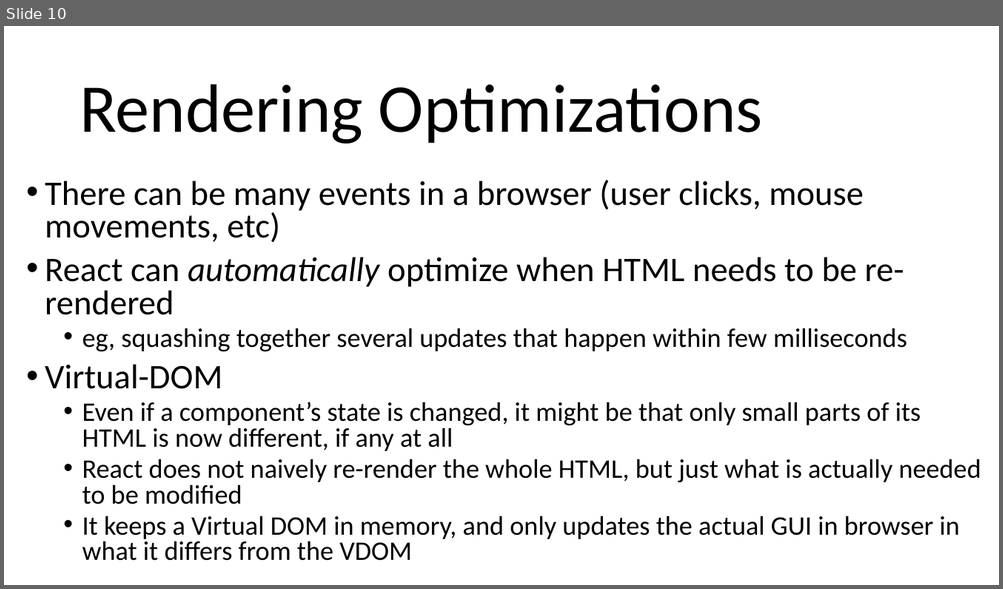
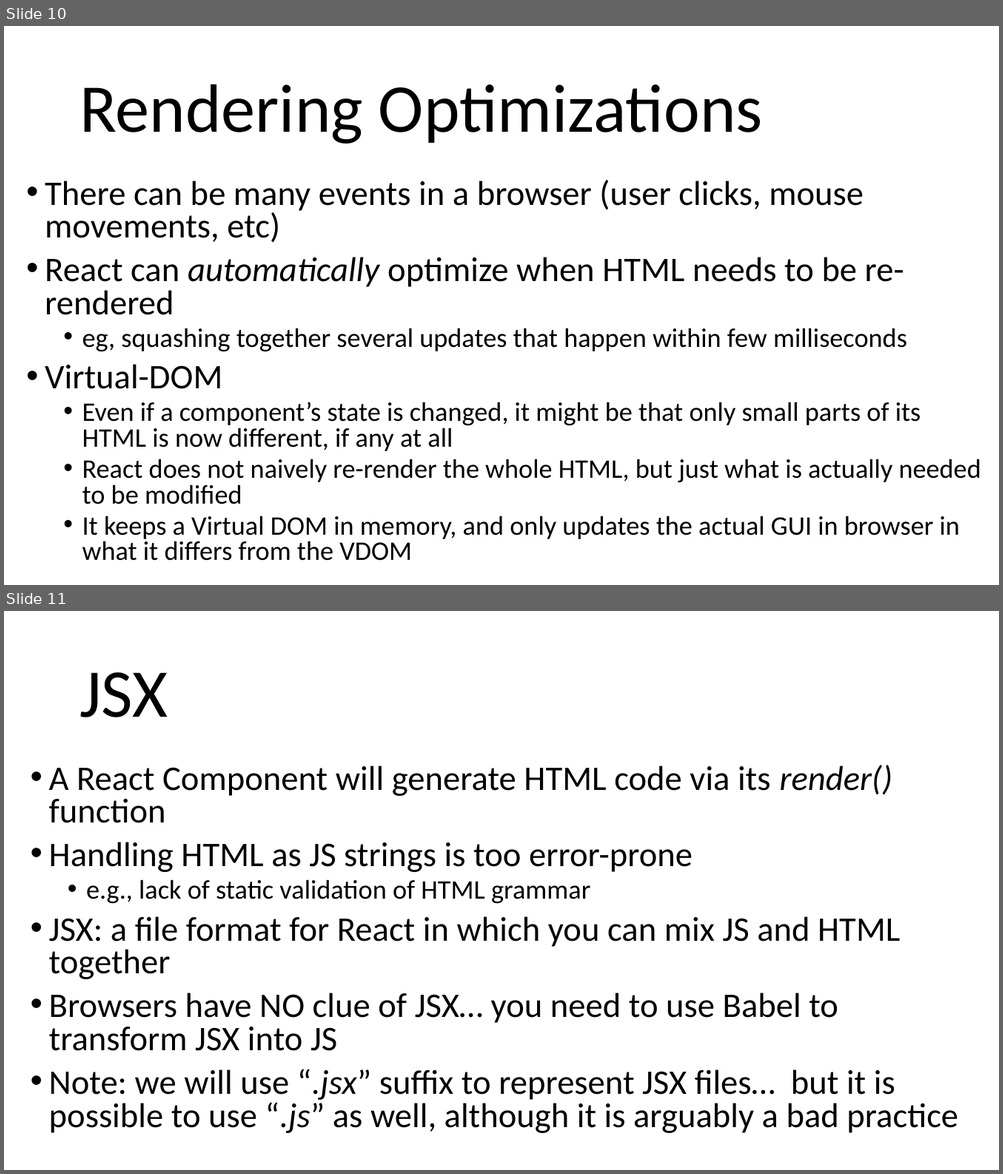
Before and after one commit to arcuri82/web_development_and_api_design, a slide deck: docs/slides/lesson_03.pptx. Shown one above the other, each under a label of ours: slide 10 before the commit, slides 10 and 11 after it. The pictures are 1003x589 and 1003x1174 pixels, drawn with LibreOffice and Linux fonts; fonts in the diff are those of the drawing. Boxes give left, top, right and bottom in pixels: in the first picture for what was removed or moved away, otherwise in the second. Text is boxed around its words. In the diff, an @@ line names an element or a change of style, - is before the commit and + after.

```diff
--- a/docs/slides/lesson_03.pptx
+++ b/docs/slides/lesson_03.pptx
@@ slide 11 added at [4, 611, 999, 1170], background #FFFFFF @@
@@ title added at [79, 672, 168, 718], 66 pt, text #000000 @@
+JSX
@@ text added at [49, 765, 958, 1133], 33.3 pt, text #000000 @@
+• A React Component will generate HTML code via its render() function
+• Handling HTML as JS strings is too error-prone
+  • e.g., lack of static validation of HTML grammar
+• JSX: a file format for React in which you can mix JS and HTML together
+• Browsers have NO clue of JSX… you need to use Babel to transform JSX into JS
+• Note: we will use “.jsx” suffix to represent JSX files… but it is possible to use “.js” as well, although it is arguably a bad practice
```
Also in this commit, not shown: 1 other file.
